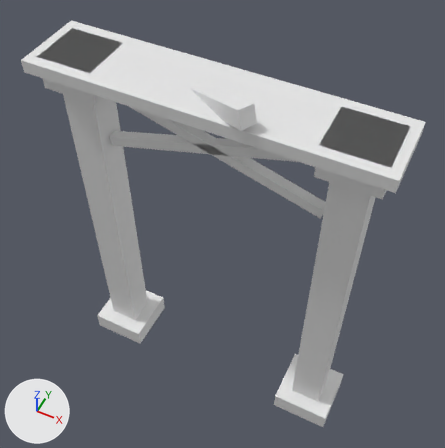
The glTF model assets/source/infrastructure/directorate/conveyors/models/support_heavy/critical_lod1.glb: old version first, new version second.
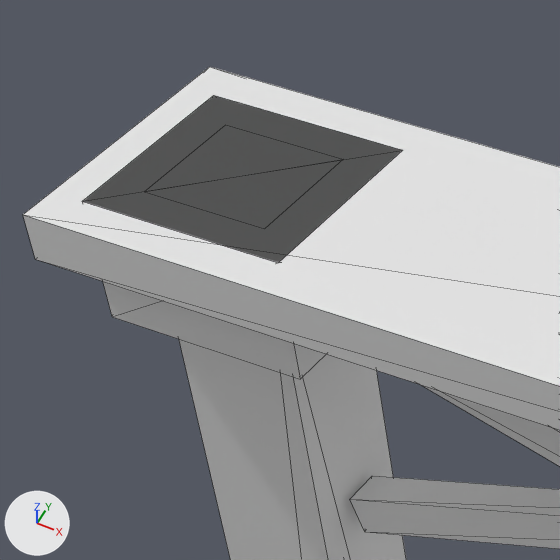
Each version appears first whole from a 50 mm lens placed at (0.1332, -0.2534, 0.4961), pointed at (0.0004, 0.0123, 0.1639), and next in a close-up on the part from 3% to 37% of the width and 1% to 34% of the height. Every picture has the same lights, and +X, +Y and +Z are marked at lower left. The first two pictures are the older version. The close-ups show mesh edges as thin lines. Vertices at exactly the same position are counted once.

Before the edit, the objects in view are built like this:
```python
me_critical_lod1 = bpy.data.meshes.new('critical_lod1')
me_critical_lod1.from_pydata(...)  # 88 vertices, 132 faces; spans x -0.114..0.114, y -0.03..0.025, z 0.0..0.304
ob_critical_lod1 = bpy.data.objects.new('critical_lod1', me_critical_lod1)
ob_critical_lod1.location = (0.0, 0.0, 0.0)
```
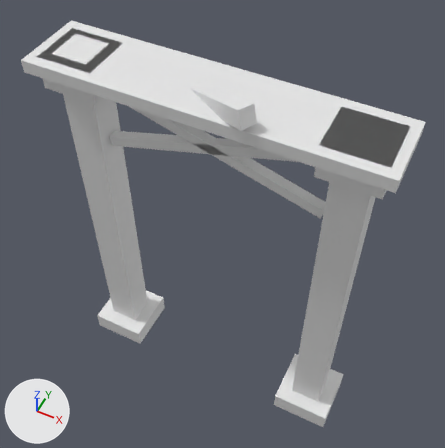
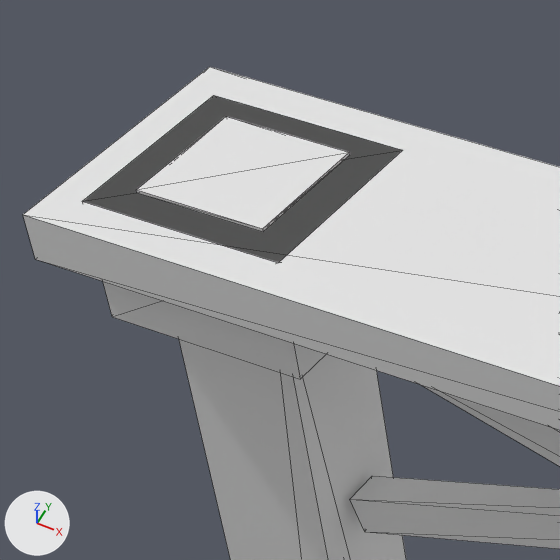
The change, as a list of edits to the scene's bpy script:
```text
Change me_critical_lod1:
    used by ob_critical_lod1; location = (0.0, 0.0, 0.0)
    remove me_critical_lod1.from_pydata(...)  # 88 vertices, 132 faces; spans x -0.114..0.114, y -0.03..0.025, z 0.0..0.304
    add me_critical_lod1.from_pydata(...)  # 96 vertices, 144 faces; spans x -0.114..0.114, y -0.03..0.025, z 0.0..0.304
    me_critical_lod1 part 1: a new loose piece, a box spanning x -0.10111..-0.07667, y -0.01222..0.01222, z 0.28917..0.28972
```

Where the change shows, as pixel boxes [x1, y1, x2, y2] in the close-ups (560 x 560 px):
part 1 of me_critical_lod1, added
    after: [136, 116, 350, 232]
